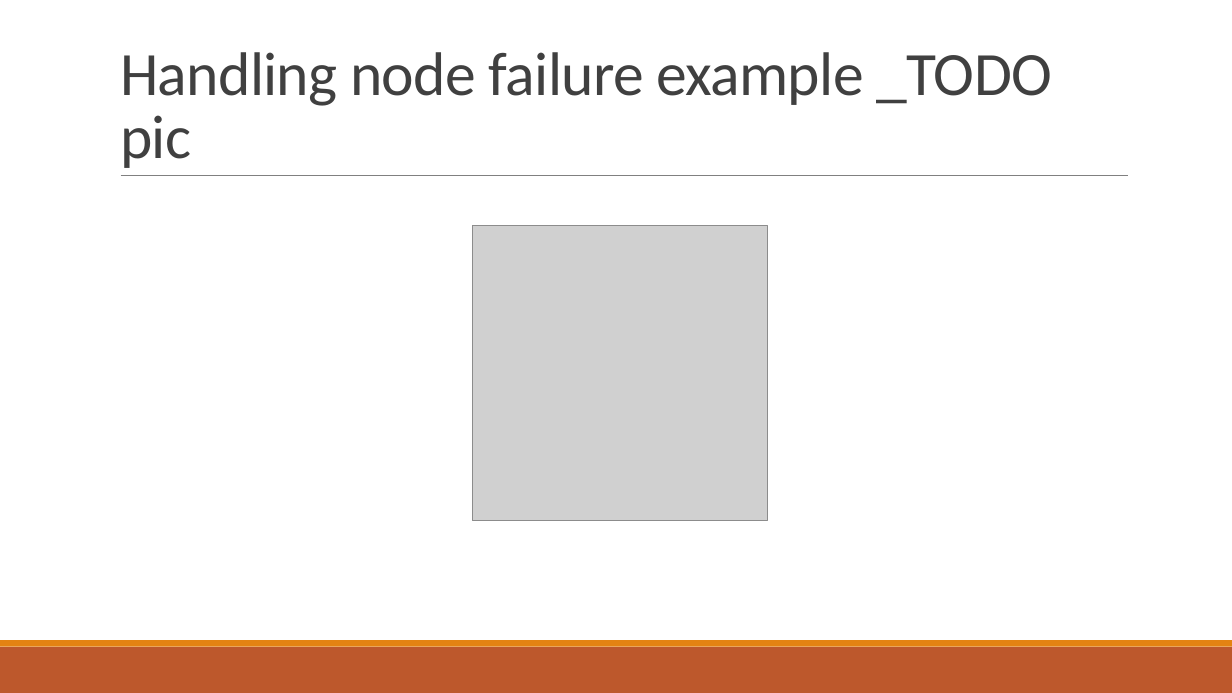
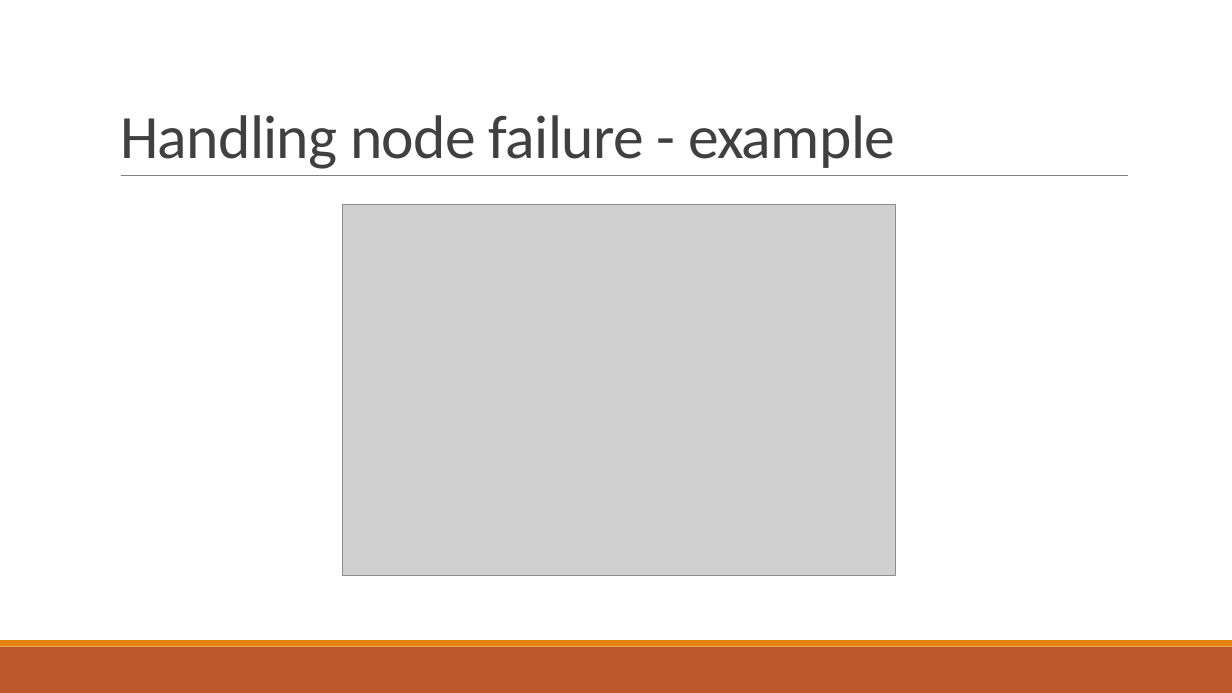
Before and after one commit to PStahl/master_thesis, a slide deck: slide 26 of presentation/presentation2.pptx. Drawn at 1232x693 pixels with LibreOffice and Linux fonts; fonts in the diff are those of the drawing; grey boxes stand for pictures. Boxes give left, top, right and bottom in pixels: in the first picture for what was removed or moved away, otherwise in the second. Text is boxed around its words. In the diff, an @@ line names an element or a change of style, - is before the commit and + after.

Commit message:
update presentation

```diff
--- a/presentation/presentation2.pptx
+++ b/presentation/presentation2.pptx
@@ title at (x1=120, y1=115, x2=895, y2=169): text changed @@
-Handling node failure example _TODO pic
+Handling node failure - example
@@ picture added at (x1=343, y1=204, x2=896, y2=575) @@
@@ picture removed at (x1=472, y1=226, x2=767, y2=520) @@
```
Also in this commit, not shown: 5 other slides changed, 1 slide removed.
